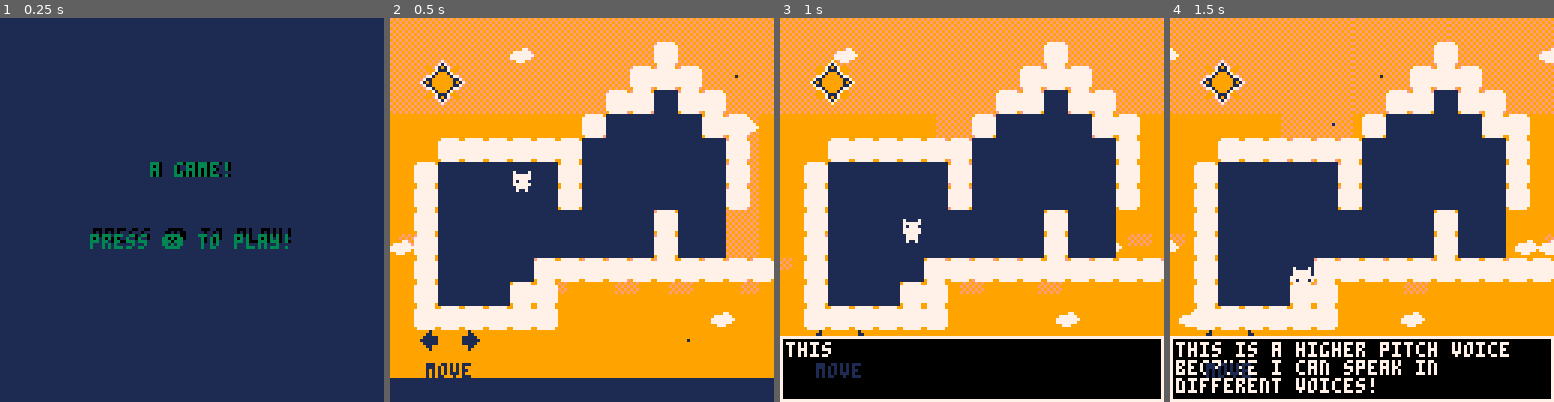
Above: before the commit, frames 1-4 (left to right).
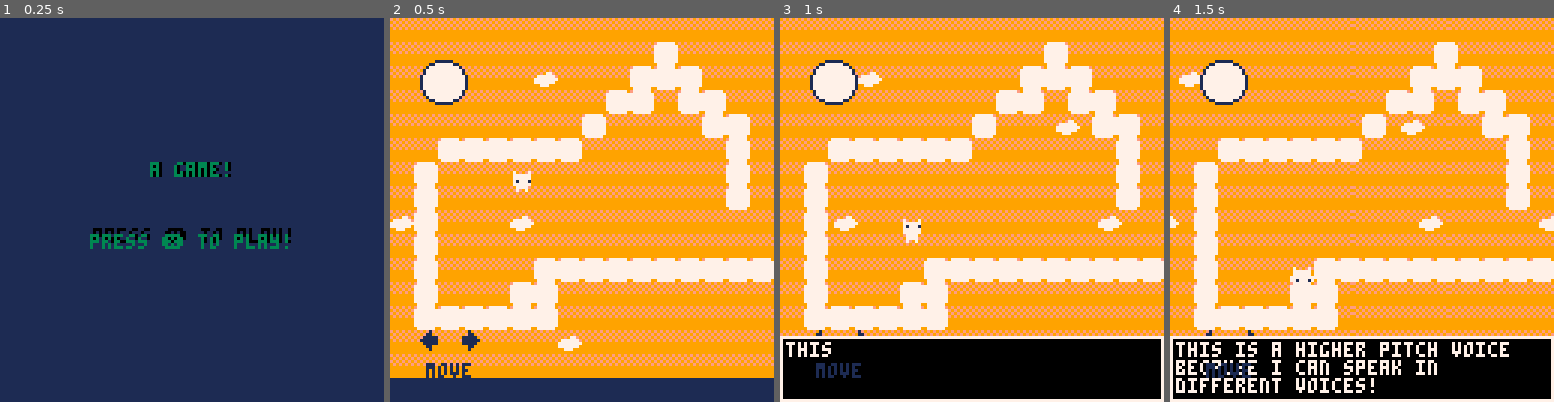
Above: after the commit, the same moments.

Repository: aadhyap/GBJam14
Game: PICO-8 cartridge platformer-game.p8
Same seed, same stepped clock (60 frames per second), same inputs: the game is played once before the commit and once after it.
Inputs:
- Up to frame 1 (0.25 s): no input
- Up to frame 2 (0.5 s): tap X (X key) at 0.33 s
- Up to frame 3 (1 s): tap O (Z key) at 0.7 s
- Up to frame 4 (1.5 s): tap X (X key) at 1.07 s

Frame 1 is identical in both runs. In frame 2, 39% of the frame differs, in the area x 0-100%, y 3-91%; in frame 3, 37%; in frame 4, 37%.

Commit message:
finished all level designs

Diff:
--- a/platformer-game.p8
+++ b/platformer-game.p8
@@ -67,10 +67,22 @@
 
 	levels = {
 	{0,17,"x1"},
-	{18,17,"x2"},
-	{36,17,"x2"},
-	{50,17,"x3"},
-	{68,17,"x3"}
+	{16,17,"x2"},
+	{33,17,"x2"},
+	{49,17,"x3"},
+	{64,17,"x3"},
+	{81,17,"x3"},
+	{97,17,"x3"},
+
+	{0,34,"x3"},
+	{17,34,"x3"},
+	{33,34,"x3"},
+	{49,34,"x3"},
+	{65,34,"x3"},
+	{81,34,"x3"},
+	{97,34,"x3"},
+
+
 
 	}
 
@@ -79,7 +91,17 @@
 	{5,60},
 	{0,50},
 	{0,40},
-	{0, 40}
+	{20, 20},
+	{0, 40},
+	{0, 40},
+
+	{0, 40},
+	{10, 40},
+	{10, 40},
+	{0, 40},
+	{3, 40},
+	{0, 40},
+	{0, 40},
 	}
 
 --level struct
@@ -254,10 +276,12 @@
 
 --wall jump -----------
 	local wall_dir = 0
- if up and col(p.x+7.5, p.y+7) then
+ if up and col(p.x+7.8, p.y+7) then
     wall_dir = 1
- elseif up and col(p.x-0.8, p.y+7) then
+    p.flipped = true
+ elseif up and col(p.x-0.9, p.y+7) then
     wall_dir = -1
+    p.flipped = true
  end
 
  // jump
@@ -266,7 +290,7 @@
  if btnp(⬆️) and (wall_dir != 0) then
  			animate(17,20,0.01)
     p.dy = -gravity
-    p.dx = -wall_dir * 1 * 2
+    p.dx = -wall_dir * 2 * 2
 
  end
 
@@ -397,8 +421,11 @@
 
 function next_level()
 
+	if levelnum ==1 then
+	levelnum = 9
+	end
 	levelnum +=1
-	if levelnum > 5 then
+	if levelnum > 15 then
 	-- endgame
 	else
 --update to next level------
@@ -726,129 +753,166 @@
 
 
 
+…(36 lines of a section not shown)…
 __gff__
-0000000000000000000000000000000000000000000000000000000000000000000000000000000000000000000000000000000000000000000000000000000000010401050800040000010000000000000100000000090400000301000000000001000000000000000000010000000000000000010000000000000000000000
+0000000000000000000000000100000000000000000000000000000000000000000000000000000000000000000000000000000000000000000000000000000000010401050800040000010000000000000100000000090400000301000000000001000000000000000000000000000000000000010000000000000000000000
 0000000000000000000000000000000000000000000000000000000000000000000000000000000000000000000000000000000000000000000000000000000000000000000000000000000000000000000000000000000000000000000000000000000000000000000000000000000000000000000000000000000000000000
 __map__
-0000000000000000000000000000000043000000000000000000000000000000004300000000000000000000000000000067676767676767676767676767676767670000000000000000000000000000000000000000000000000000000000000000000000000000000000000000000000000000000000000000000000000000
-0000000000000000000000000000000043000000000000000000000000000000004300000000000000000000000000000067676767676767676767676767676767670000000000000000000054000000000000000000000000000000000000000000002a2b000000282900000000000000000000000000000000000000000000
-0000000000000000000000000053000043000000000000000000000000000000004300000000000000000000000000000067676767676767676767676767676767670000000000000000000000000000000000000064000000000064000000000000003a3b000000383900000000000000000000000000000000000000000000
-0000000000000000000000000000000043000000000000000000000000000000004300000000000000000000000000000067676767676767676767676767676767670000000000000000000000000000000000000000000000000000000000000000000000000000000000000000000000000000000000000000000000000000
-0000000000005300000000000000000043000052000000000000000000000000004300000000000000000000000000000066666666666666666666666666666767670000005400000000000000000000000000640000000000000000000000000000000000000000000000000000000000000000000000000000000000000000
-0000000000000000000000000000000043000000000000000000000000000000004300000000000000000000000000000066666666666666666666666666666767670000000000000000000000000000000000000000000000000000000000000000000000000000000000000000000000000000000000000000000000000000
-0000000000000000000000000000000043000000000000000000000000000000004300000000000000000000000000000066666666666666666666666666666767670000000000000000000000000000005300000000000000000000000000000000000000000000000000000000000000000000000000000000000000000000
-0000000000000000000000000000000043000000000000000000000000000000004300000000000000000000000000000066666666666666666666666666666767670000000000000000000000000000000000000000000000000000000064000000000000000000000000000000000000000000000000000000000000000000
-0000000000000000000000000000000043000000000000000000000052000000004300000000000000000000000000000066666666666666666666666666666767670000000000000000000000000000000064000000000000000000000000000000000000000000000000000000000000000000000000000000000000000000
-0000000000000000005300000000000043000000520000000000000000000000004300000000000000000000000000000066666666666677666677666666666767670000000000540000005454000000000000000000000000000000640000000000000000000000000000000000000000000000000000000000000000000000
-0000000000000000000000000000000043000000000000000000000000000000004300000000000000000000000000000066667777776666776666667766777767770000000000000000000000000000000000000000000000000000000000000000000000000000000000000000000000000000000000000000000000000000
-0000000000000000000000000000000043000000000000000000000000000000004300000000000000000000000000000066666666666666666666666677666677660000000000000000000000000000000000000000000000000000000000640000000000000000000000000000000000000000000000000000000000000000
-0000000000000053000000000000000043000000000000000000000000000000004300000000000000000000000000000066666666666666666666666666666666660000540000000000000000540000000000000000000000000000640000000000000000000000000000000000000000000000000000000000000000000000
-0000000000000000000000000000000043000000000000000000000000000000004300000000000000000000000000000066666666666666666666666666666666660000000000000000000000000000000000640000000000000000000000000000000000000000000000000000000000000000000000000000000000000000
-0000000000000000000000000000000043000000000000000000000000000000004300000000000000000000000000000066666666666666666666666666666666660000000000000000000000000000000000000000000000000000000000000000000000000000000000000000000000000000000000000000000000000000
-0000000000000000000000000000000043000000000000000000000000000000004300000000000000000000000000000075757575757575757575757575757575750000000000000000000000000000000000000000000000000000000000000075000000000000000000000000000000000000000000000000000000000000
-4343434343434343434343434343434343434343424343434343434343434343434343434343434343434343434343434378787575757575757575757575757575757575757575757575757575757575757575757575757575757575757575757575000000000000000000000000000000000000000000000000000000000000
-0000000000000000000000000000000000000000000000000000000000000000000000000000000000000000000000000000000000000000000000000000000000000000000000000000000000000000000000000000000000000000000000000000000000000000000000000000000000000000000000000000000000000000
-0000000000000000000000510000000000000000000000000000000000000000000000000000000000000000000000000000000000000000000000000000000000000000000000000000000000000000000000000000000000000000000000000000000000000000000000000000000000000000000000000000000000000000
-0000000000000000000051745100000000000000000000000000000000000000000000000000000000000000000000000000000000000000000000000000000000000000000000000000000000000000000000000000000000000000000000000000000000000000000000000000000000000000000000000000000000000000
-0000000000000000005174757451000000000000000000000000000000000000000000000000000000000000000000000000000000000000000000000000000000000000000000004100005100000000000000000000000000000000000000000000000000000000000000000000000000000000000000000000000000000000
-0000000000000000517575757551510000000000000000000000000000000000000000000000000000000000000000004700000000000051470000000000000000000000000000000000005100005100000000000000000000000000000000000000000000000000000000000000000000000000000000000000000000000000
-0000515151515151757575757575740000000000000000000000000000000000000000000000000000000000000000005700000000000051570000000000000000000000000000004100000000000000000000000000000000000000000000000000000000000000000000000000000000000000000000000000000000000000
-0051757575757551757575757575740000000000000000000000000000000000000000000000000000000000000000515151515151000051510000510000000000000000000000000000005100000000004100000000000000000000000000000000000000000000000000000000000000000000000000000000000000000000
-0074757575757551757575757575740000000000000000000000000000000047000000000000000000000000440000000000000000000051515100000000410000515151510000000000005100000000000000000000000000000000000000000000000000000000000000000000000000000000000000000000000000000000
-0074757575757575757575517575420000000000000000000000000000000057000000000000515151000000000000000000000000000000000000000041000000000000005100000000000000000000000000000000000000000000000000000000000000000000000000000000000000000000000000000000000000000000
-0074757575757575757575517575424500515151510051000000515100005151515151515100000000440000000000510000000056000000000000414100000000000000000051515100000000000000000000000000000000000000000000000000000000000000000000000000000000000000000000000000000000000000
-0074757575755151515151515151515151747474690000005100747400007474747474747400000000005156005100000000000000510000004100000000000000000000000000000000000000000000000000000000000000000000000000000000000000000000000000000000000000000000000000000000000000000000
-0074757575517400000000000000000000000000000000000000000000000000000000000000000000000000000000000000000000515151410000000000000000000000000000000000000051000000000000000000000000000000000000000000000000000000000000000000000000000000000000000000000000000000
-0074515151747400000000000000000000000000000000000000000000000000000000000000000000000000000000000000000000000000000000000000000000000000000000000000000000000000000000000000000000000000000000000000000000000000000000000000000000000000000000000000000000000000
-0068006a00000000000000000000000000000000000000000000000000000000000000000000000000000000000000000000000000000000000000000000000000000000000000000000000000000000000000000000000000000000000000000000000000000000000000000000000000000000000000000000000000000000
-…(91 lines of a section not shown)…
+0000000000000000000000000000000043000000000000000000000000000000004300000000000000000000000000000077777777777777777777777777777777777900000000000000000000000000007900000000000000000000000000000000000000000000000000000000000000000000000000000000000000000000
+0000000000000000000000000000000043000000000000000000000000000000004300000000000000000000000000000077777777777777777777777777777777777900000000000000000000000000007900000000000000000000000000000000002a2b000000282900000000000000000000000000000000000000000000
+0000000000000000000000000053000043000000000000000000000000000000004300000000000000000000000000000077777777777777777777777777777777777900000000000000000000540000007900000000000000000000000000000000003a3b000000383900000000000000000000000000000000000000000000
+0000000000000000000000000000000043000000000000000000000000000000004300000000000000000000000000000077777777777777777777777777777777777900000000000000000000000000007900000000000000000000000000000000000000000000000000000000000000000000000000000000000000000000
+0000000000005300000000000000000043000052000000000000000000000000004300000000000000000000000000000077777777777777777777777777777777777900540000000000000000000000007900000000000000000000000000000000000000000000000000000000000000000000000000000000000000000000
+0000000000000000000000000000000043000000000000000000000000000000004300000000000000000000000000000077777777777777777777777777777777777900000000000000000000000000007900000000000000000000000000000000000000000000000000000000000000000000000000000000000000000000
+0000000000000000000000000000000043000000000000000000000000000000004300000000000000000000000000000077777777777777777777777777777777777900000000000000000000000000007900000000000000000000000000000000000000000000000000000000000000000000000000000000000000000000
+0000000000000000000000000000000043000000000000000000000000000000004300000000000000000000000000000077777777777777777777777777777777777900000000000000000000000000007900000000000000000000000000000000000000000000000000000000000000000000000000000000000000000000
+0000000000000000000000000000000043000000000000000000000052000000004300000000000000000000000000000077777777777777777777777777777777777900000000540000000054000000007900000000000000000000000000000000000000000000000000000000000000000000000000000000000000000000
+0000000000000000005300000000000043000000520000000000000000000000004300000000000000000000000000000077777777777777777777777777777777777900000000000000000000000000007900000000000000000000000000000000000000000000000000000000000000000000000000000000000000000000
+0000000000000000000000000000000043000000000000000000000000000000004300000000000000000000000000000077777777777777777777777777777777777900000000000000000000000000007900000000000000000000000000000000000000000000000000000000000000000000000000000000000000000000
+0000000000000000000000000000000043000000000000000000000000000000004300000000000000000000000000000077777777777777777777777777777777777900000000000000000000000000007900000000000000000000000000000000000000000000000000000000000000000000000000000000000000000000
+0000000000000053000000000000000043000000000000000000000000000000004300000000000000000000000000000077777777777777777777777777777777777900000000000000000000000000007900000000000000000000000000000000000000000000000000000000000000000000000000000000000000000000
+0000000000000000000000000000000043000000000000000000000000000000004300000000000000000000000000000077777777777777777777777777777777777900000000000000000000005400007900000000000000000000000000000000000000000000000000000000000000000000000000000000000000000000
+0000000000000000000000000000000043000000000000000000000000000000004300000000000000000000000000000077777777777777777777777777777777777900000000000000000000000000007900000000000000000000000000000000000000000000000000000000000000000000000000000000000000000000
+0000000000000000000000000000000043000000000000000000000000000000004300000000000000000000000000000075757575757575757575757575757575757900000000000000000000000000007900000000000000000000000000000000000000000000000000000000000000000000000000000000000000000000
+4343434343434343434343434343434343434343424343434343434343434343434343434343434343434343434343430078787575757575757575757575757575757575757575757575757575757575757575757575757575757575757575757575000000000000000000000000000000000000000000000000000000000000
+0000000000000000000000000000000000000000000000000000000000000000000000000000000000000000000000000000000000000000000000000000000000000000000000000000000000000000000000000000000000000000000000005151515151515151515151515151515151000000000000000000000000000000
+0000000000000000000000510000000051000000000000000000000000000000510000000000000000000000000000005100000000000000000000000000000051000000000000000000000000000000510000000000000000000000000000005100000000000000000000000000000051000000000000000000000000000000
+0000000000000000000051745100000051000000000000000000000000000000510000000000000000000000000000005100000000000000000000000000000051000000000000000000000000000000510000000000000000000000000000005100000000000000000000000000000051000000000000000000000000000000
+0000000000000000005174007451000051000000000000000000000000000000510000000000000000000000000000005100000000000000000000000000000051000000000000000000000000000000515651515100000051000000000000005100000000000000000000000000000051000000000000000000000000000000
+0000000000000000510000000051510051000000000000000000000000000000510000000000000000000000000000475100000000000051470000000000000000000000000000510000000000000000510000000000000000000000005100005100000000000041000000000000000051000000000000000000000000000000
+0000515151515151000000000000740051000000000000000000000000000000510000000000000000000000000000475100000000000051570000000000000000004141410000000000005100000000510000000000000000000051000000005100000041000000000000000000000051000000000000000000000000000000
+0051000000000000000000000000740051000000000000000000000000000000510000000000000000000000000000515151515151000051510000510000000000000000000000000000000000000000000000000051000000510000000000005100004100000000000041000000000051000000000000000000000000000000
+0074000000000000000000000000740000000000000000000000000000000047510000000000000000000000440000005100000000000051515100000000410000000000000000000000000000000000515151000000000000000000000000005151004100000000000000000000000051000000000000000000000000000000
+0074000000000000000000000000420000000000000000000000000000000057510000000000515151000000000000005100000000000000000000000041000000000000000000005100000000560000510000000000000000000000000000005100564100000000000000000000000051000000000000000000000000000000
+0074000000000000000000000000424500515151510051000000515100005151515151515100000000440000000000515100000056000000000000414100000000000000000000000041000000000000510000000000000000000000000000005100000000000041000000000000000051000000000000000000000000000000
+0074000000005151515151515151515151747474690000005100747400007474517474747400000000005156005100005100000000510000004100000000000051000000000000000000410000000000510000000000000000510000000000005100004100000000000000000000000051000000000000000000000000000000
+0074000000517400000000000000000051000000000000000000000000000000510000000000000000000000000000005100000000515151410000000000000051000000004100000000004100000000510000004100000000514141414141415100000000000000004141414141414151000000000000000000000000000000
+0074515151747400000000000000000051000000000000000000000000000000510000000000000000000000000000005100000000000000000000000000000051000000000000000000005151515151510000000000000000000000005700005100000000000000000000000000000051000000000000000000000000000000
+0068006a00000000000000000000000051000000000000000000000000000000510000000000000000000000000000005100000000000000000000000000000051000000000000000000000000470000510000000000004100000000005700005100000000004100000000000000570051000000000000000000000000000000
+0000000000000000000000000000000051000000000000000000000000000000510000000000000000000000000000005100000000000000000000000000000051000000000000410000000000570000510000000000000000004141515151515100000000000041000000000000570051000000000000000000000000000000
+…(91 lines of a section not shown)…
Not shown, changed: 88 lines of the sprite sheet (__gfx__) section of platformer-game.p8
